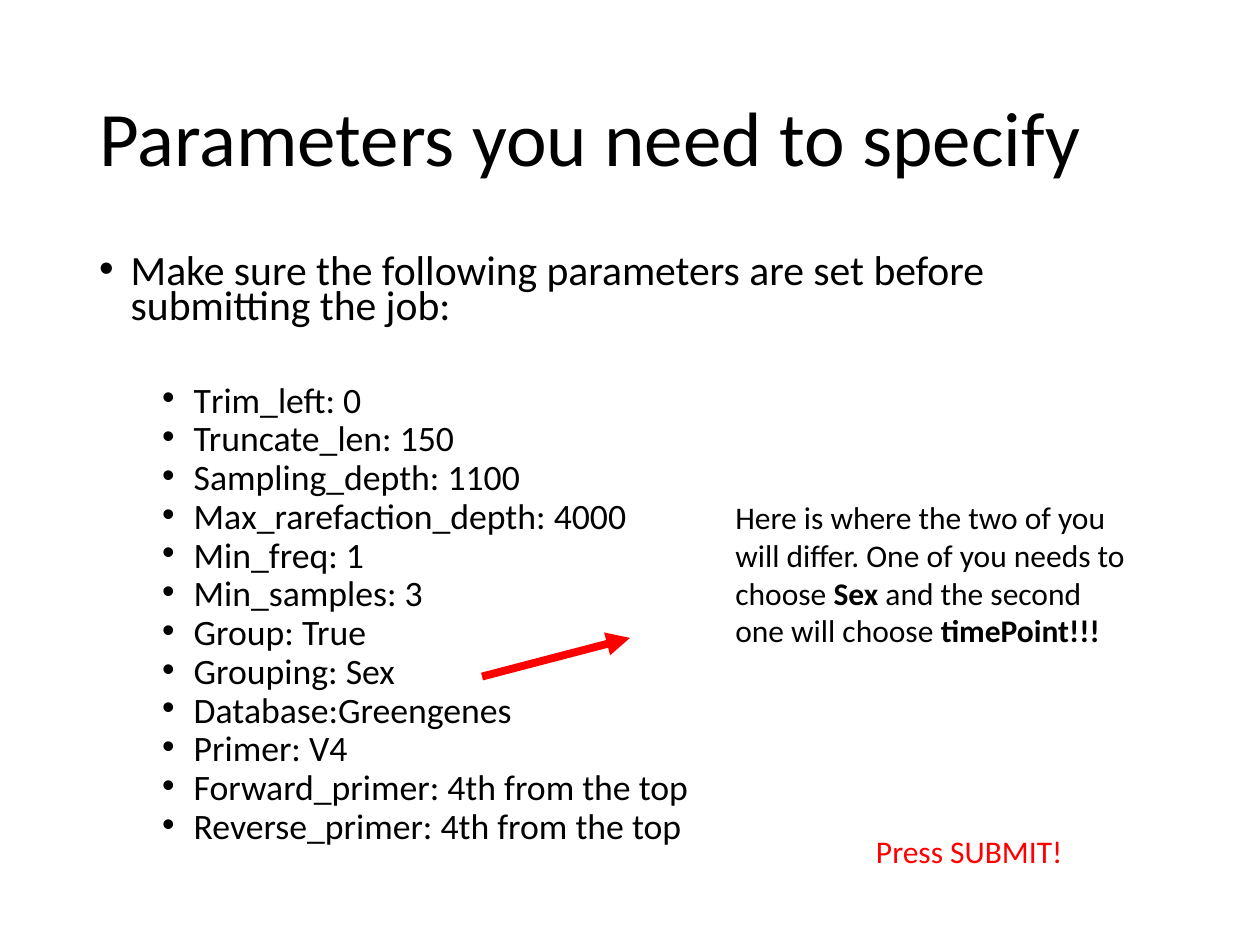
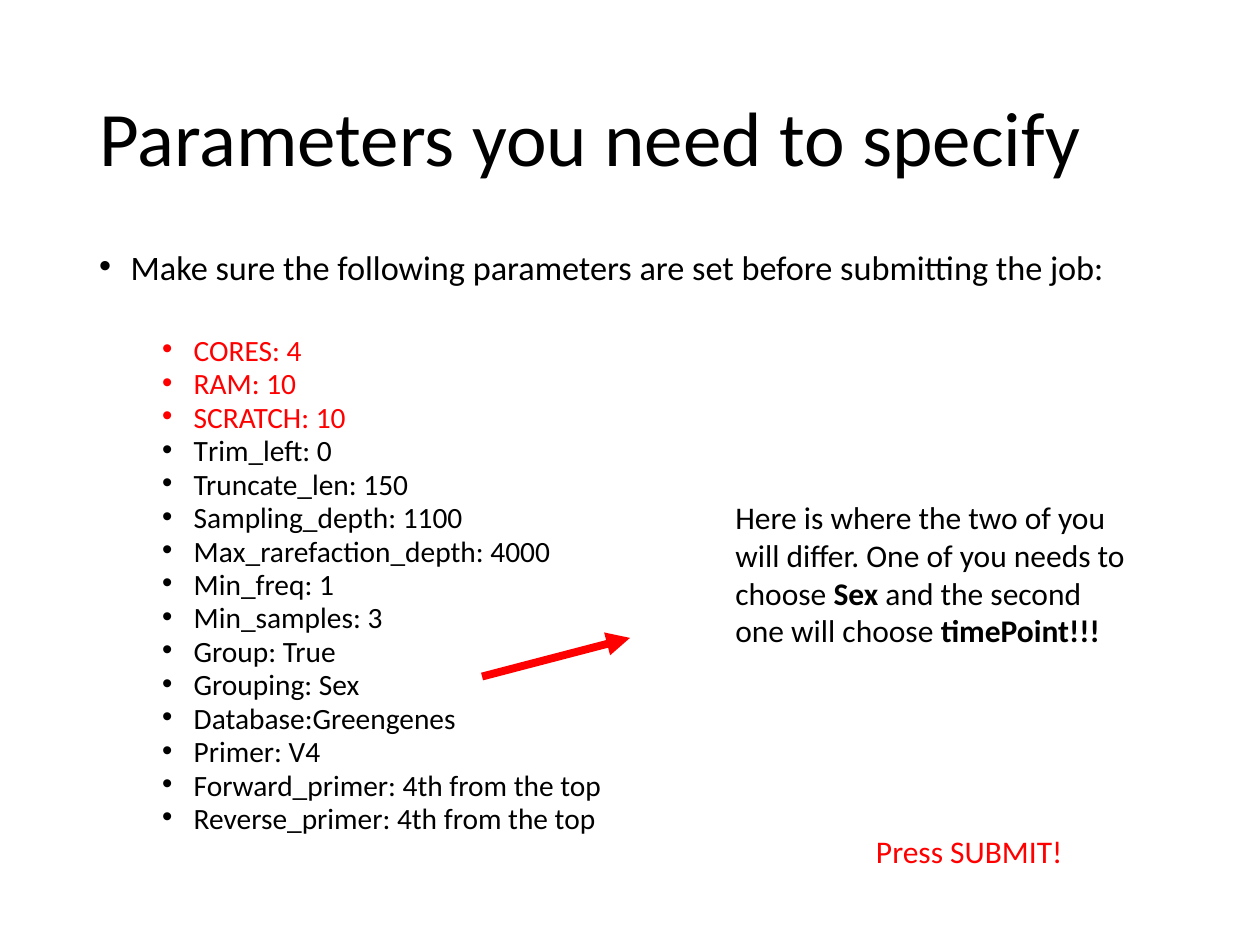
Before and after one commit to zajacn/metagenomics_course_FGCZ, a slide deck: slide 6 of instructions/QIIME2_Bonus.pptx. Drawn at 1260x945 pixels with LibreOffice and Linux fonts; fonts in the diff are those of the drawing; background and template pictures are left out. Boxes give left, top, right and bottom in pixels: in the first picture for what was removed or moved away, otherwise in the second. Text is boxed around its words. In the diff, an @@ line names an element or a change of style, - is before the commit and + after.

```diff
--- a/instructions/QIIME2_Bonus.pptx
+++ b/instructions/QIIME2_Bonus.pptx
@@ text at [131, 256, 1103, 834]: size 23.8 to 19.6 pt in "Make sure the following parameters are set ..."; size 20.4 to 16.8 pt in "Trim_left: 0", "Truncate_len: 150", "Sampling_depth: 1100", "Max_rarefaction_depth: 4000" and 8 more places @@
@@ text at [194, 342, 346, 429]: paragraphs added @@
+  • CORES: 4
+  • RAM: 10
+  • SCRATCH: 10
```
Also in this commit, not shown: 1 other file.
